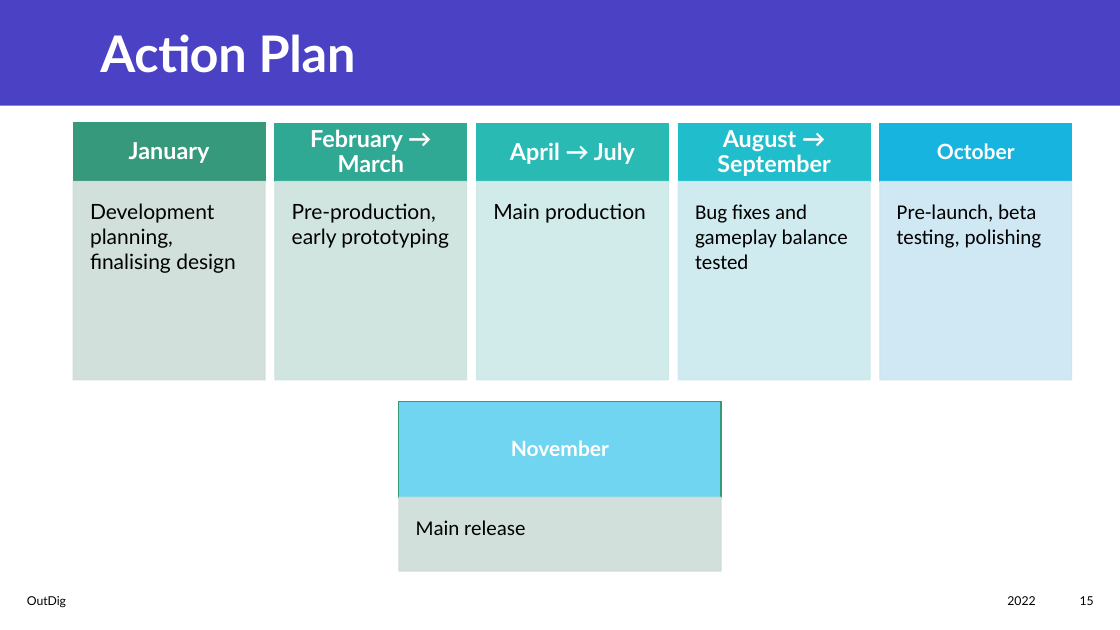
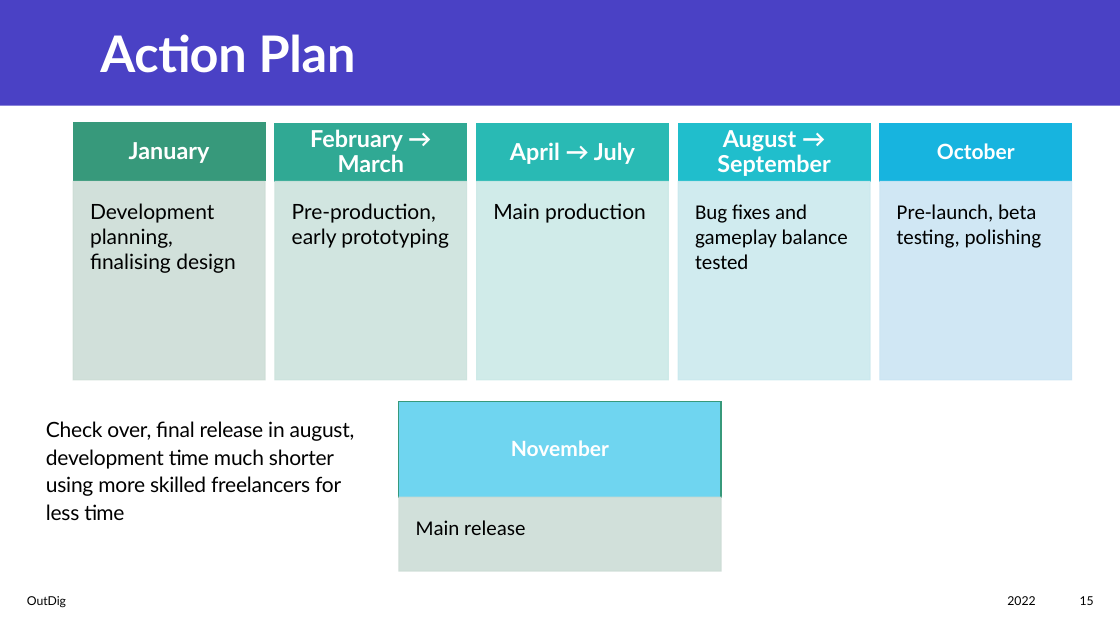
Before and after one commit to Joe34441/IndieDevPPT, a slide deck: slide 15 of CT6018 Joe Mason s4001719.pptx. Drawn at 1120x630 pixels with LibreOffice and Linux fonts; fonts in the diff are those of the drawing. Boxes give left, top, right and bottom in pixels: in the first picture for what was removed or moved away, otherwise in the second. Text is boxed around its words. In the diff, an @@ line names an element or a change of style, - is before the commit and + after.

```diff
--- a/CT6018 Joe Mason s4001719.pptx
+++ b/CT6018 Joe Mason s4001719.pptx
@@ text added at [46,421,355,520], 18 pt, text #000000 @@
+Check over, final release in august, development time much shorter using more skilled freelancers for less time
```
Also in this commit, not shown: 12 other slides changed.
